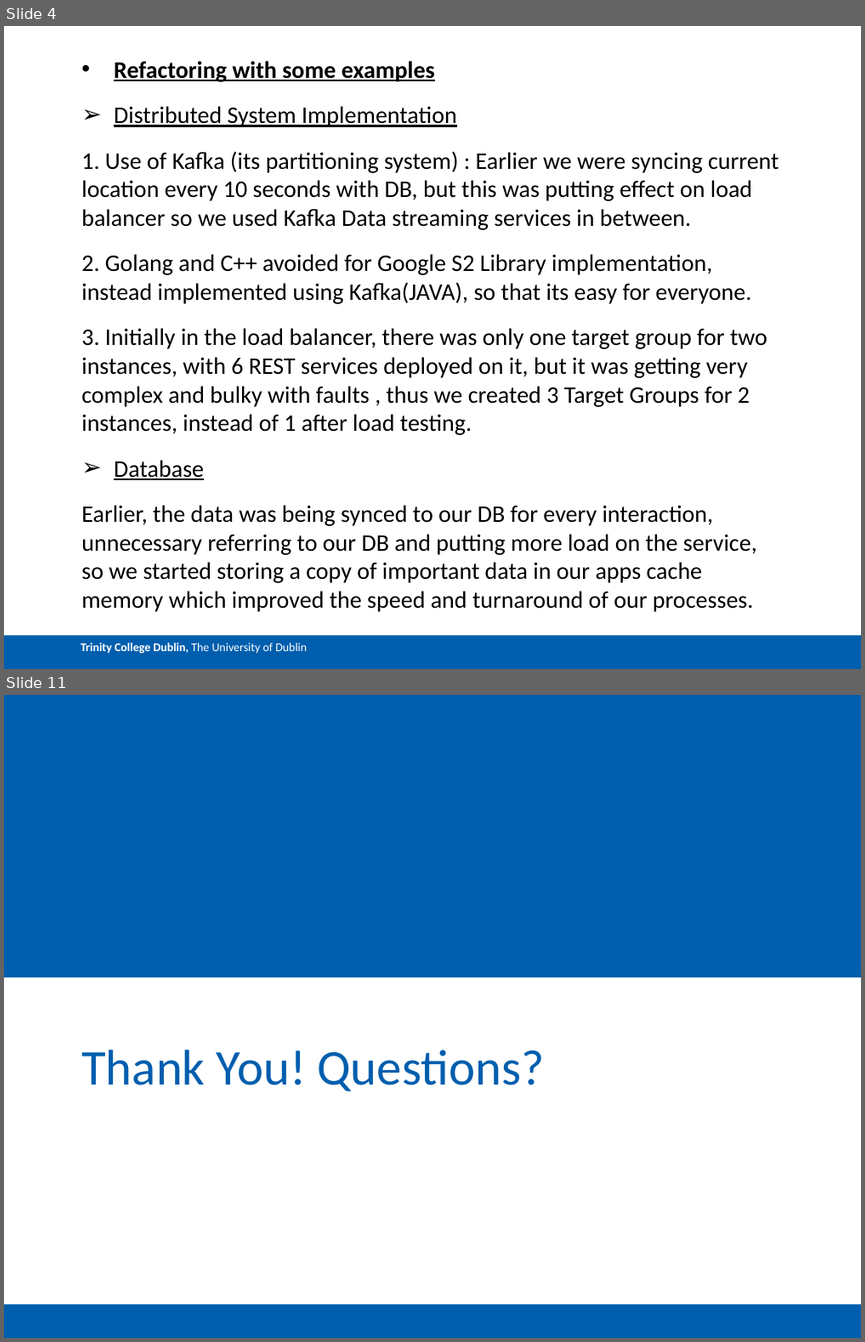
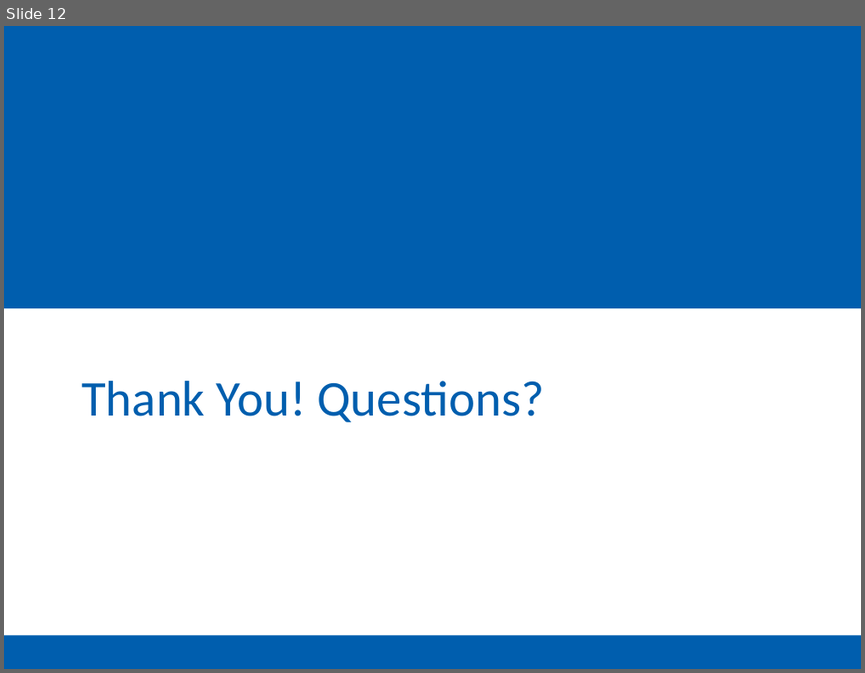
Before and after one commit to ppkkll/LoginPage, a slide deck: Documents/ASE Demo Group 9.pptx. Shown one above the other, each under a label of ours: slides 4 and 11 before the commit, slide 12 after it; the slides between them are not shown. The pictures are 865x1342 and 865x673 pixels, drawn with LibreOffice and Linux fonts; fonts in the diff are those of the drawing; background and template pictures are left out. Boxes give left, top, right and bottom in pixels: in the first picture for what was removed or moved away, otherwise in the second. Text is boxed around its words. In the diff, an @@ line names an element or a change of style, - is before the commit and + after.

```diff
--- a/Documents/ASE Demo Group 9.pptx
+++ b/Documents/ASE Demo Group 9.pptx
@@ slide 4 removed at box(4, 26, 861, 669), background #FFFFFF @@
@@ text removed at box(81, 61, 779, 612) @@
-• Refactoring with some examples
-➢ Distributed System Implementation
-1. Use of Kafka (its partitioning system) : Earlier we were syncing current location every 10 seconds with DB, but this was putting effect on load balancer so we used Kafka Data streaming services in between.
-2. Golang and C++ avoided for Google S2 Library implementation, instead implemented using Kafka(JAVA), so that its easy for everyone.
-3. Initially in the load balancer, there was only one target group for two instances, with 6 REST services deployed on it, but it was getting very complex and bulky with faults , thus we created 3 Target Groups for 2 instances, instead of 1 after load testing.
-➢ Database
-Earlier, the data was being synced to our DB for every interaction, unnecessary referring to our DB and putting more load on the service, so we started storing a copy of important data in our apps cache memory which improved the speed and turnaround of our processes.
@@ rectangle removed at box(4, 635, 861, 669) @@
-Trinity College Dublin, The University of Dublin
@@ what was slide 11 is now slide 12 @@
```
Also in this commit, not shown: 9 slides changed, 2 slides added.
